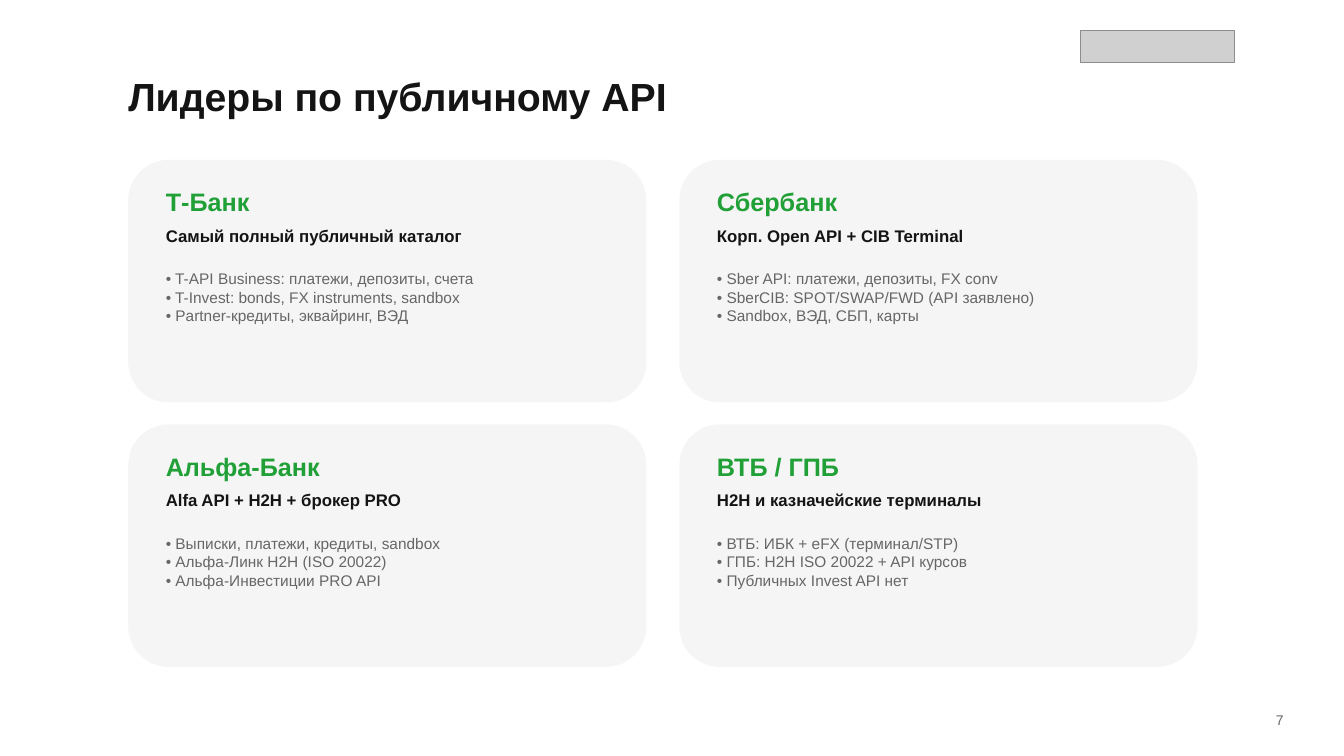
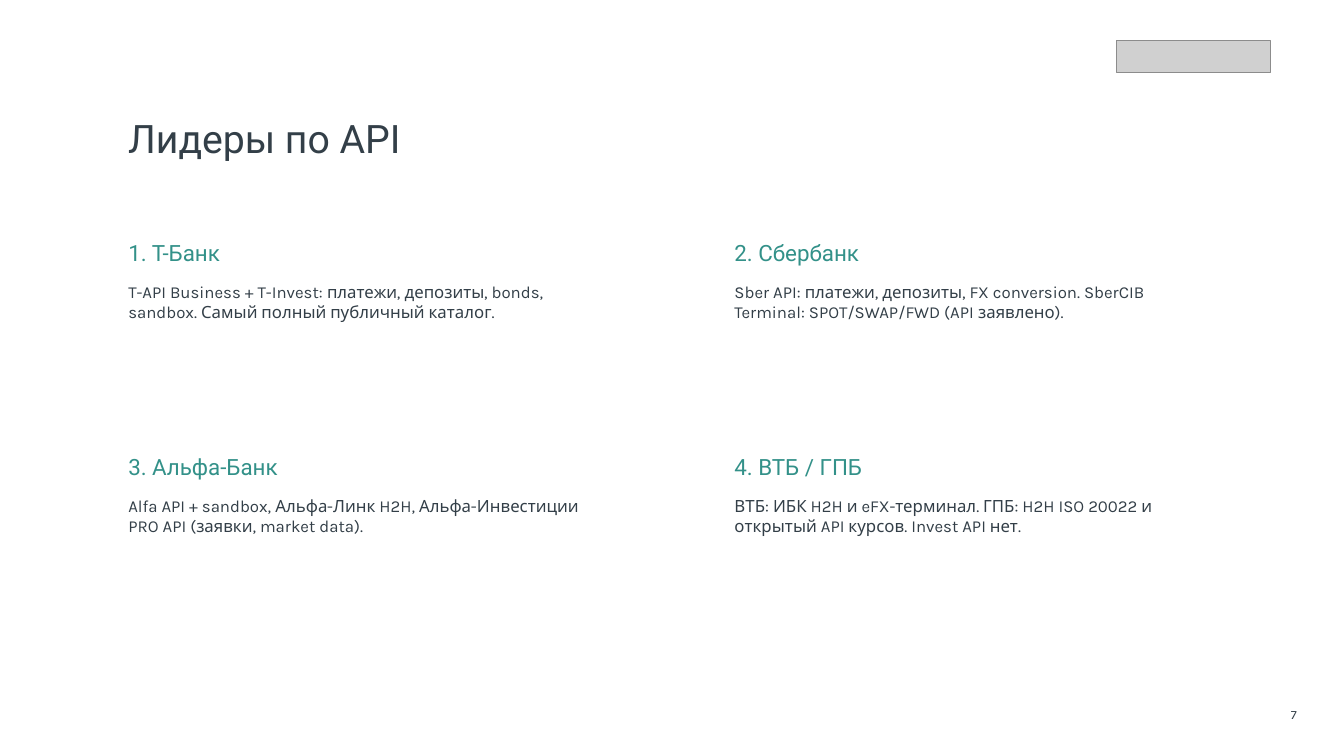
Before and after one commit to korowood/russian-banks-api-research, a slide deck: slide 7 of russian-banks-api-research.pptx. Drawn at 1344x756 pixels with LibreOffice and Linux fonts; fonts in the diff are those of the drawing; grey boxes stand for pictures; background and template pictures are left out. Boxes give left, top, right and bottom in pixels: in the first picture for what was removed or moved away, otherwise in the second. Text is boxed around its words. In the diff, an @@ line names an element or a change of style, - is before the commit and + after.

Commit message:
docs: rebuild presentation from actual Sber CIB template slides
Clone cover, section, table, 4-column and accents layouts; replace text only.

```diff
--- a/russian-banks-api-research.pptx
+++ b/russian-banks-api-research.pptx
@@ picture: place and size @@
-picture at [1081,31,1235,64]
+picture at [1117,40,1271,72]
@@ text at [128,125,401,161]: text changed; font Arial to Roboto; text colour #141414 to #333F48; bold off @@
-Лидеры по публичному API
+Лидеры по API
@@ rounded rectangle removed at [128,160,646,403] @@
@@ rounded rectangle removed at [680,160,1198,403] @@
@@ text removed at [166,229,462,246] @@
-Самый полный публичный каталог
@@ text removed at [717,230,964,246] @@
-Корп. Open API + CIB Terminal
@@ text at [128,245,220,261]: text changed; size 18 to 16 pt; font Arial to Roboto; text colour #21A038 to #339189; bold off @@
-Т-Банк
+1. Т-Банк
@@ text at [734,244,859,266]: text changed; size 18 to 16 pt; font Arial to Roboto; text colour #21A038 to #339189; bold off @@
-Сбербанк
+2. Сбербанк
@@ text at [128,286,543,322]: text changed; size 11 to 12 pt; font Arial to Karla; text colour #666666 to #333F48 @@
-• T-API Business: платежи, депозиты, счета
-• T-Invest: bonds, FX instruments, sandbox
-• Partner-кредиты, эквайринг, ВЭД
+T-API Business + T-Invest: платежи, депозиты, bonds, sandbox. Самый полный публичный каталог.
@@ text at [734,286,1144,320]: text changed; size 11 to 12 pt; font Arial to Karla; text colour #666666 to #333F48 @@
-• Sber API: платежи, депозиты, FX conv
-• SberCIB: SPOT/SWAP/FWD (API заявлено)
-• Sandbox, ВЭД, СБП, карты
+Sber API: платежи, депозиты, FX conversion. SberCIB Terminal: SPOT/SWAP/FWD (API заявлено).
@@ rounded rectangle removed at [128,424,646,667] @@
@@ rounded rectangle removed at [680,424,1198,667] @@
@@ text at [128,458,277,480]: text changed; size 18 to 16 pt; font Arial to Roboto; text colour #21A038 to #339189; bold off @@
-Альфа-Банк
+3. Альфа-Банк
@@ text at [734,459,862,475]: text changed; size 18 to 16 pt; font Arial to Roboto; text colour #21A038 to #339189; bold off @@
-ВТБ / ГПБ
+4. ВТБ / ГПБ
@@ text at [128,499,579,534]: text changed; size 11 to 12 pt; font Arial to Karla; text colour #666666 to #333F48 @@
-• Выписки, платежи, кредиты, sandbox
-• Альфа-Линк H2H (ISO 20022)
-• Альфа-Инвестиции PRO API
+Alfa API + sandbox, Альфа-Линк H2H, Альфа-Инвестиции PRO API (заявки, market data).
@@ text removed at [166,493,401,510] @@
-Alfa API + H2H + брокер PRO
@@ text removed at [717,493,982,510] @@
-H2H и казначейские терминалы
@@ text at [734,500,1152,536]: text changed; size 11 to 12 pt; font Arial to Karla; text colour #666666 to #333F48 @@
-• ВТБ: ИБК + eFX (терминал/STP)
-• ГПБ: H2H ISO 20022 + API курсов
-• Публичных Invest API нет
+ВТБ: ИБК H2H и eFX-терминал. ГПБ: H2H ISO 20022 и открытый API курсов. Invest API нет.
@@ text "7": place and size @@
-text "7" at [1276,715,1284,725]
+text "7" at [1291,711,1297,719]
@@ text "7" at [1291,711,1297,719]: size 10 to 9 pt, font Arial to Karla, text colour #666666 to #333F48; alignment left to centre; vertical alignment top to middle @@
```
Also in this commit, not shown: 6 other slides changed, 3 slides added, 3 slides removed, 1 other file.
